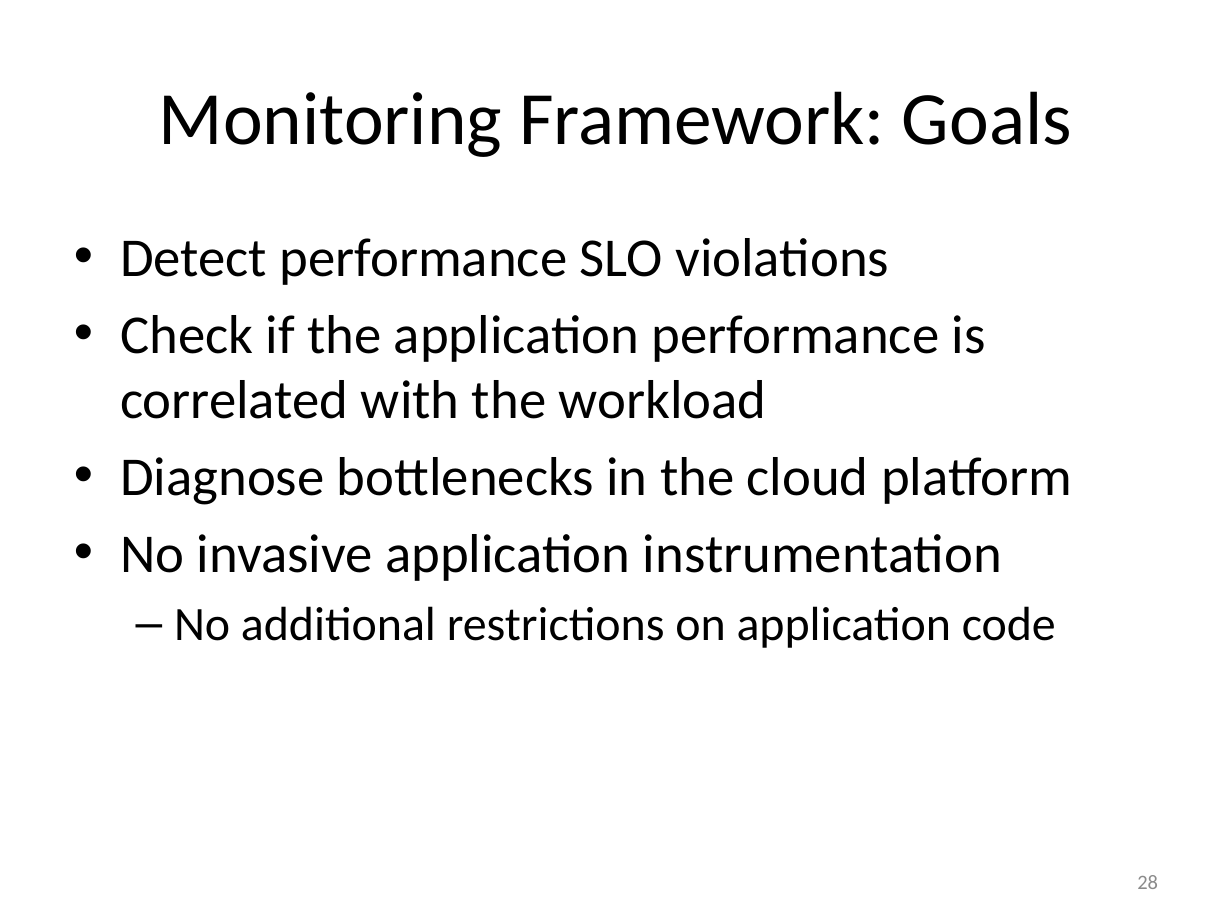
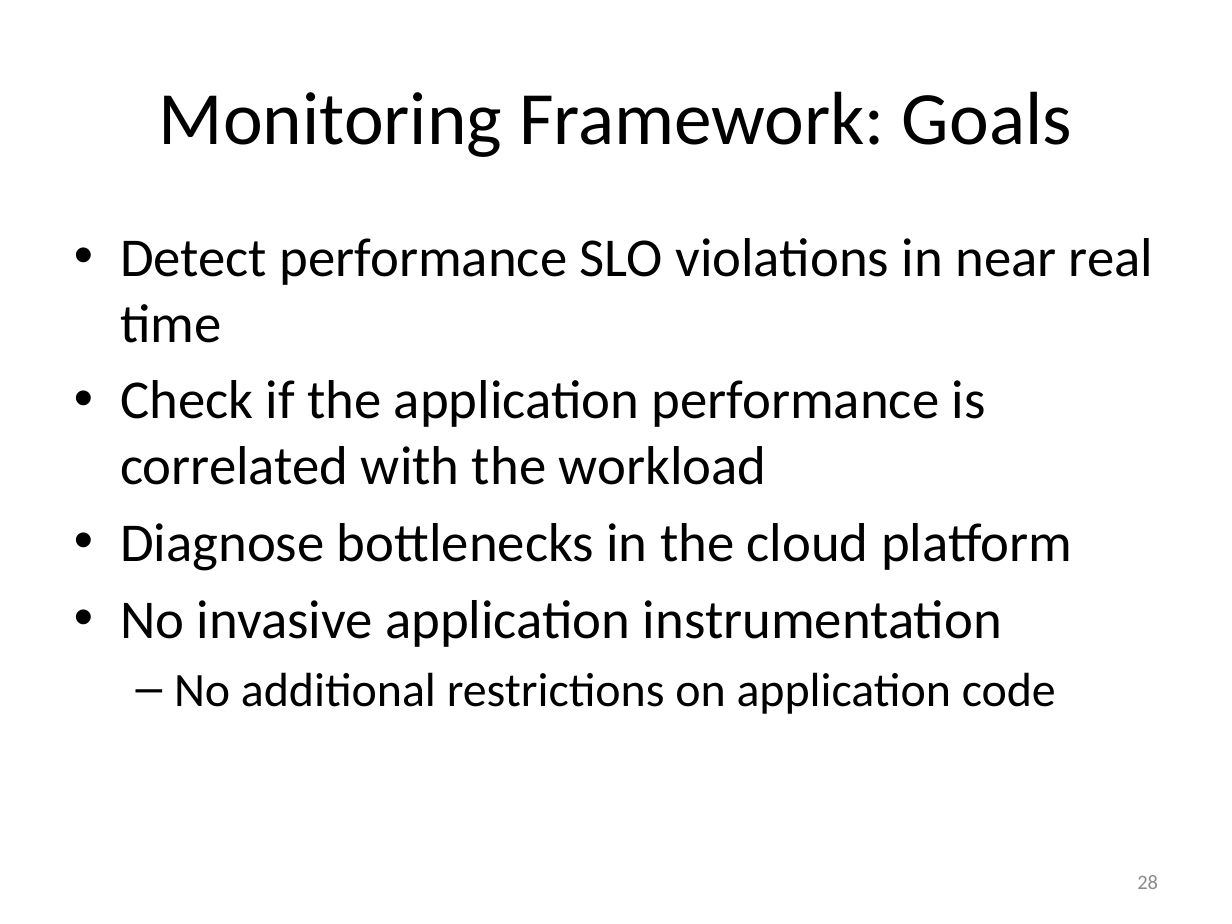
Before and after one commit to Dithn/eager-appscale, a slide deck: slide 28 of Eager/paper/dissertation/dissertation.pptx. Drawn at 1232x924 pixels with LibreOffice and Linux fonts; fonts in the diff are those of the drawing. Boxes give left, top, right and bottom in pixels: in the first picture for what was removed or moved away, otherwise in the second. Text is boxed around its words. In the diff, an @@ line names an element or a change of style, - is before the commit and + after.

```diff
--- a/Eager/paper/dissertation/dissertation.pptx
+++ b/Eager/paper/dissertation/dissertation.pptx
@@ text at <box>120,238,1153,343</box>: text changed @@
-• Detect performance SLO violations
+• Detect performance SLO violations in near real time
```
Also in this commit, not shown: 8 other slides changed, 1 slide added, 2 other files.
